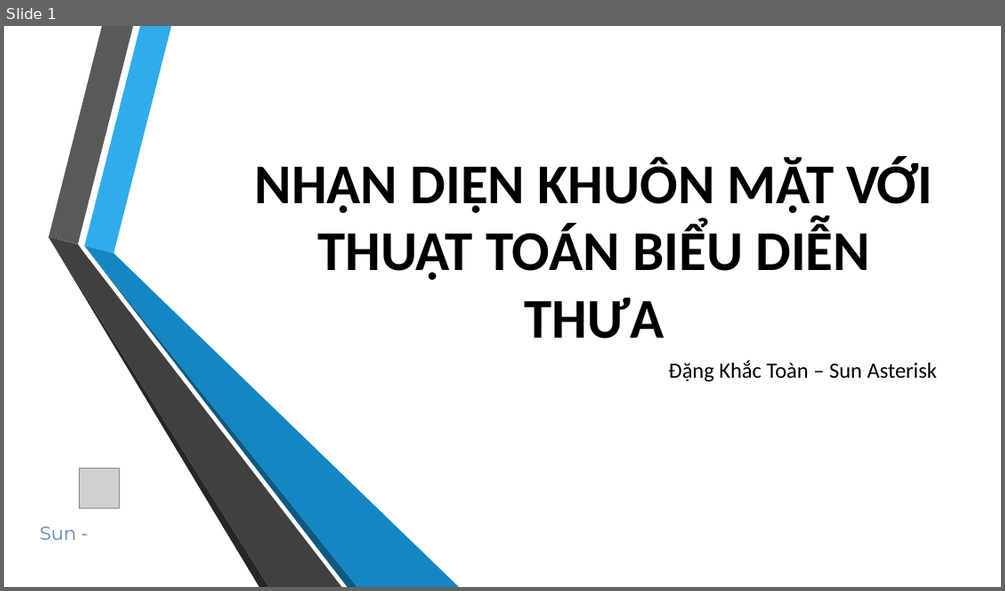
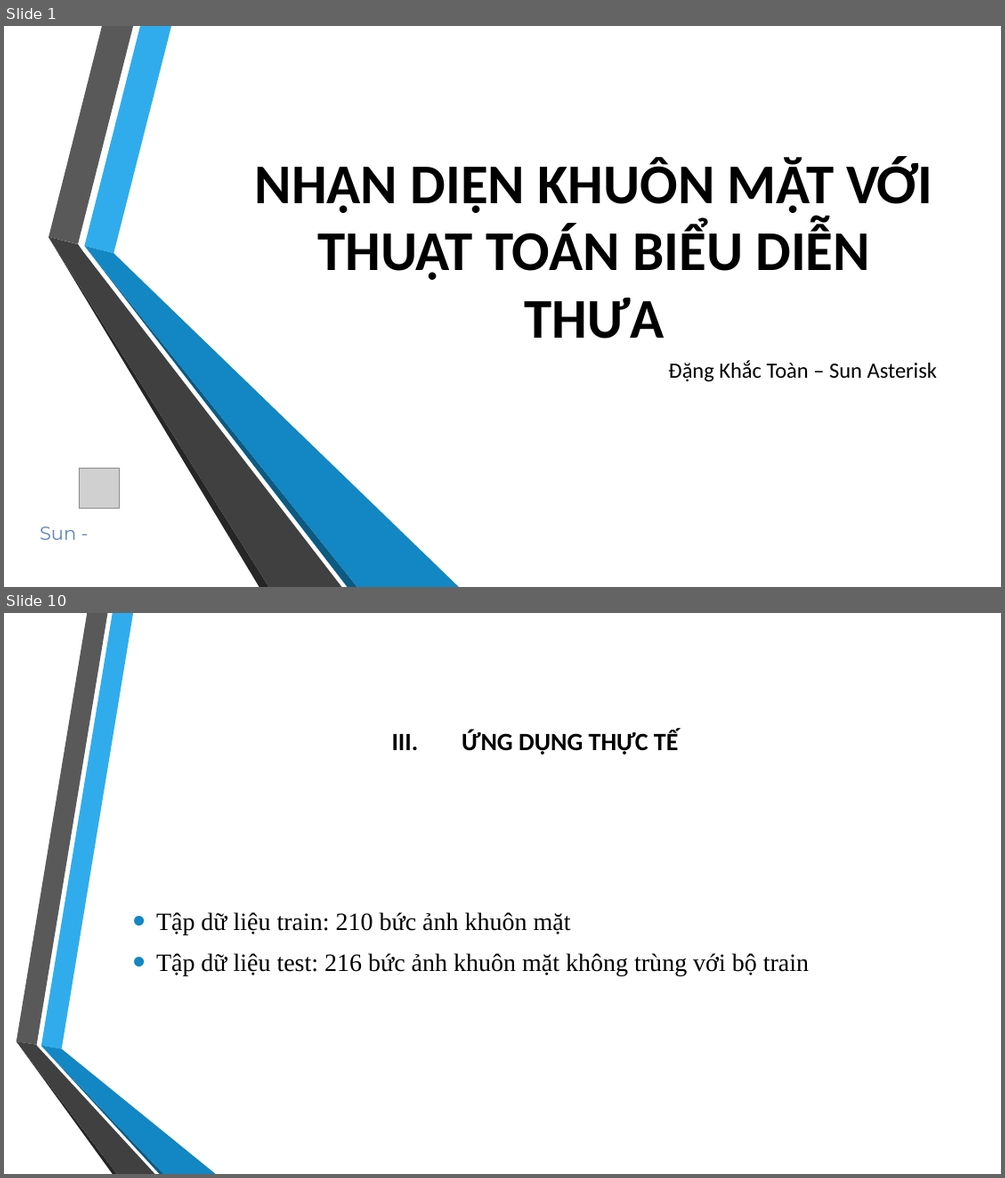
Before and after one commit to khactoan/Face-recognition-tool, a slide deck: Sun seminar/Bieu dien thua.pptx. Shown one above the other, each under a label of ours: slide 1 before the commit, slides 1 and 10 after it; the slides between them are not shown. The pictures are 1005x591 and 1005x1178 pixels, drawn with LibreOffice and Linux fonts; fonts in the diff are those of the drawing; grey boxes stand for pictures; background and template pictures are left out. Boxes give left, top, right and bottom in pixels: in the first picture for what was removed or moved away, otherwise in the second. Text is boxed around its words. In the diff, an @@ line names an element or a change of style, - is before the commit and + after.

```diff
--- a/Sun seminar/Bieu dien thua.pptx
+++ b/Sun seminar/Bieu dien thua.pptx
@@ slide 10 added at box(4, 613, 1001, 1174), background picture (left out) @@
@@ title added at box(461, 730, 679, 755), 24 pt, text #000000, bold @@
+III. ỨNG DỤNG THỰC TẾ
@@ text added at box(156, 912, 809, 976), 24 pt, text #000000 @@
+• Tập dữ liệu train: 210 bức ảnh khuôn mặt
+• Tập dữ liệu test: 216 bức ảnh khuôn mặt không trùng với bộ train
@@ group added at box(16, 613, 216, 1174): 6 freeform shapes @@
```
Also in this commit, not shown: 11 other slides added, 1 slide removed, 3 other files.
